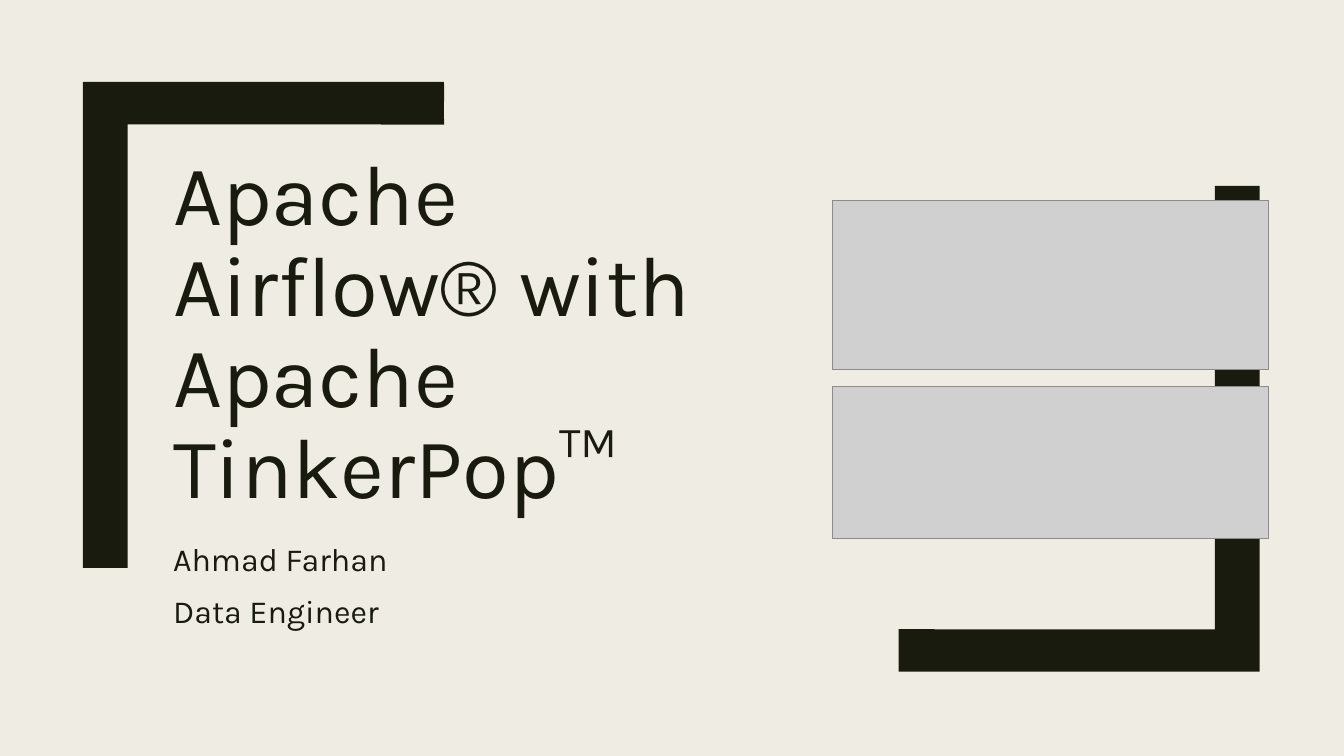
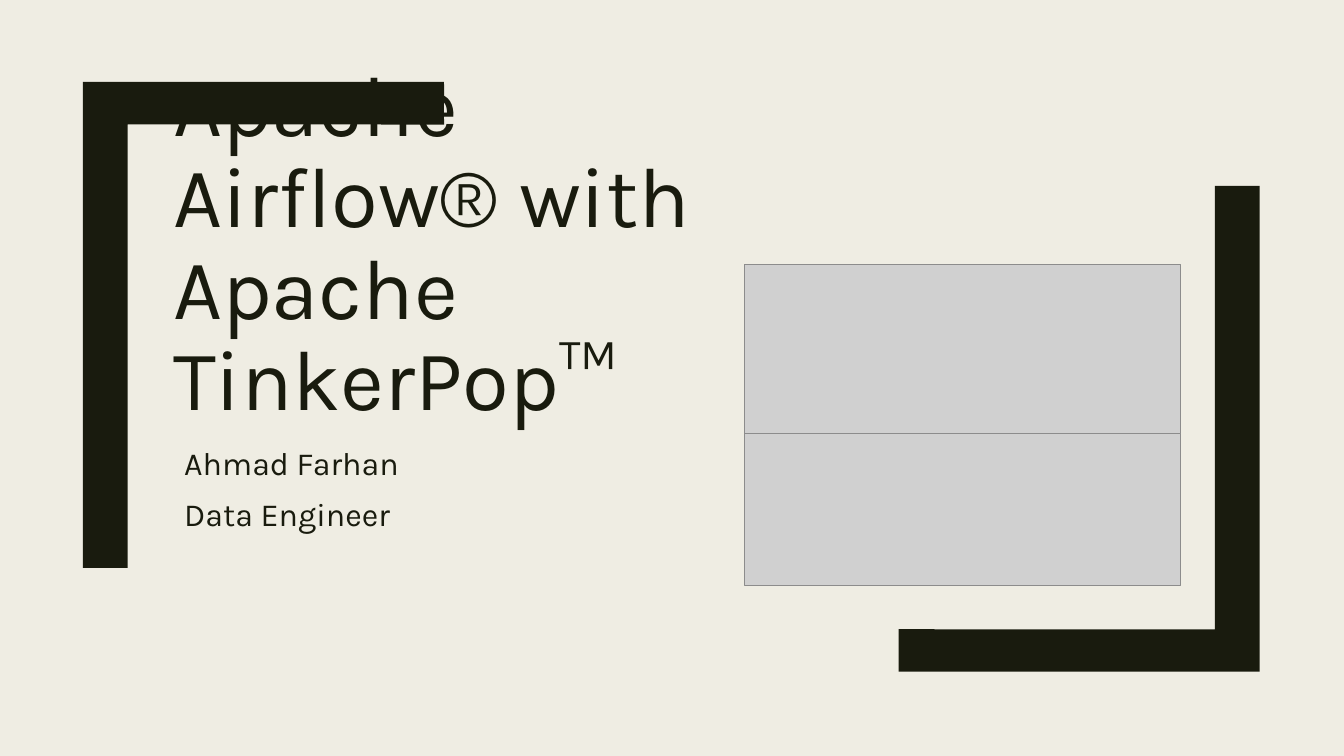
Before and after one commit to ahmadtfarhan/airflow-tinkerpop-demo, a slide deck: slide 1 of DemoSlides.pptx. Drawn at 1344x756 pixels with LibreOffice and Linux fonts; fonts in the diff are those of the drawing; grey boxes stand for pictures. Boxes give left, top, right and bottom in pixels: in the first picture for what was removed or moved away, otherwise in the second. Text is boxed around its words. In the diff, an @@ line names an element or a change of style, - is before the commit and + after.

```diff
--- a/DemoSlides.pptx
+++ b/DemoSlides.pptx
@@ title "Apache Airflow® with Apache TinkerPop™️": place and size @@
-title "Apache Airflow® with Apache TinkerPop™️" at (173, 166, 690, 518)
+title "Apache Airflow® with Apache TinkerPop™️" at (173, 77, 690, 430)
@@ picture: place and size @@
-picture at (833, 200, 1269, 369)
+picture at (745, 264, 1182, 434)
@@ subtitle "Ahmad Farhan": place and size @@
-subtitle "Ahmad Farhan" at (173, 549, 388, 631)
+subtitle "Ahmad Farhan" at (184, 453, 399, 534)
@@ picture: place and size @@
-picture at (833, 387, 1269, 538)
+picture at (745, 434, 1182, 585)
```
Also in this commit, not shown: 2 other slides changed, 1 other file.
